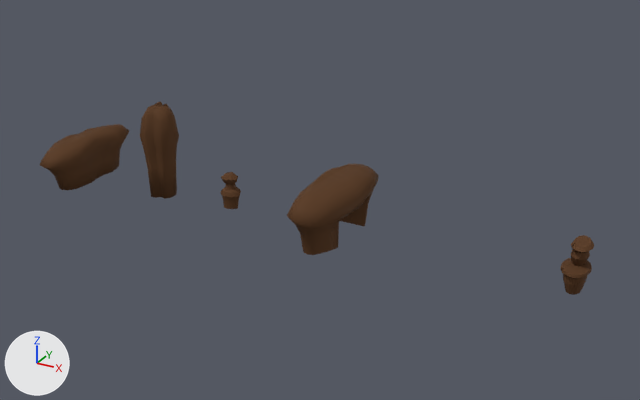
One commit to the Blender file Blender/rocks.blend: the scene before it, then after it.
Camera for both pictures: a camera (50 mm lens) standing at (293.0, -761.0, 410.0) and looking at (-128.0, 6.0, 27.0). The axes (+X, +Y, +Z) are drawn at lower left. The lights are the same throughout.

Before the edit, the objects in view are built like this:
```python
ob_rock = bpy.data.objects.new('Rock', me_cylinder)
ob_rock.location = (-450.6, 0.0, 0.0)
ob_rock_001 = bpy.data.objects.new('Rock.001', me_cylinder_001)
ob_rock_001.location = (-338.3, 0.0, 0.0)
ob_rock_002 = bpy.data.objects.new('Rock.002', me_cylinder_002)
ob_rock_002.location = (-239.6, 0.0, 0.0)
ob_rock_003 = bpy.data.objects.new('Rock.003', me_cylinder_003)
ob_rock_003.location = (-108.1, 0.0, 0.0)
ob_rock_004 = bpy.data.objects.new('Rock.004', me_cylinder_005)
ob_rock_004.location = (149.0, 0.0, 0.0)
```
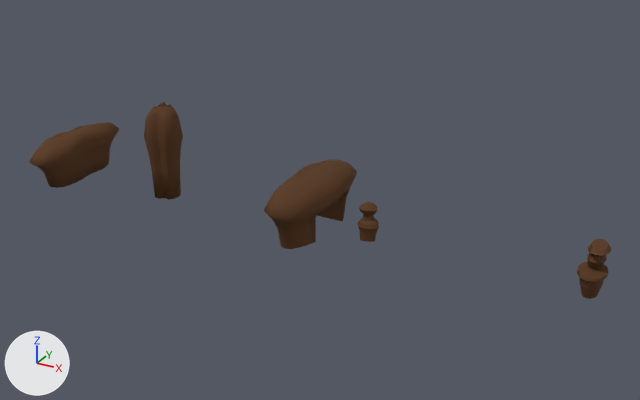
Commit message: fixed rock offsets in blender file

What the commit changed:
Object 'Rock' (ob_rock) moves from (-450.6, 0.0, 0.0) to (-467.3, 0.0, 0.0).
Object 'Rock.001' (ob_rock_001) moves from (-338.3, 0.0, 0.0) to (-332.5, 0.0, 0.0).
Object 'Rock.002' (ob_rock_002) moves from (-239.6, 0.0, 0.0) to (-67.0, 0.0, 0.0).
Object 'Rock.003' (ob_rock_003) moves from (-108.1, 0.0, 0.0) to (-135.1, 0.0, 0.0).
Object 'Rock.004' (ob_rock_004) moves from (149.0, 0.0, 0.0) to (164.3, 0.0, 0.0).

Boxes [x1, y1, x2, y2] around the edits, measured in the pictures (640 x 400 px):
'Rock.003', moved
    before: [287, 164, 379, 255]
    after: [264, 159, 357, 249]
'Rock', moved
    before: [40, 124, 129, 190]
    after: [29, 122, 119, 188]
'Rock.001', moved
    before: [140, 102, 179, 199]
    after: [144, 102, 183, 200]
'Rock.004', moved
    before: [560, 235, 594, 295]
    after: [577, 239, 611, 299]
'Rock.002', moved
    before: [220, 172, 241, 209]
    after: [357, 202, 379, 242]
